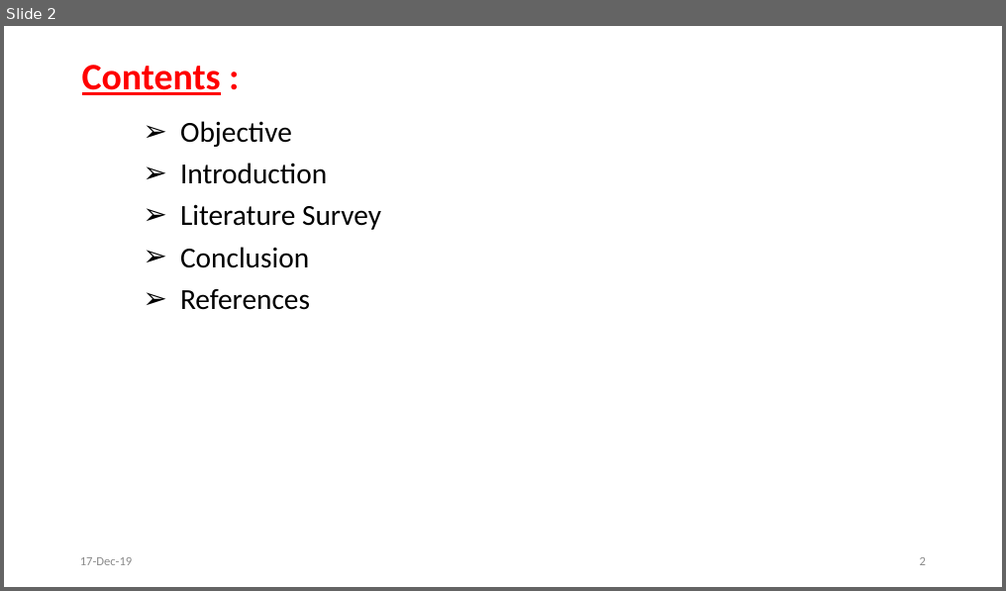
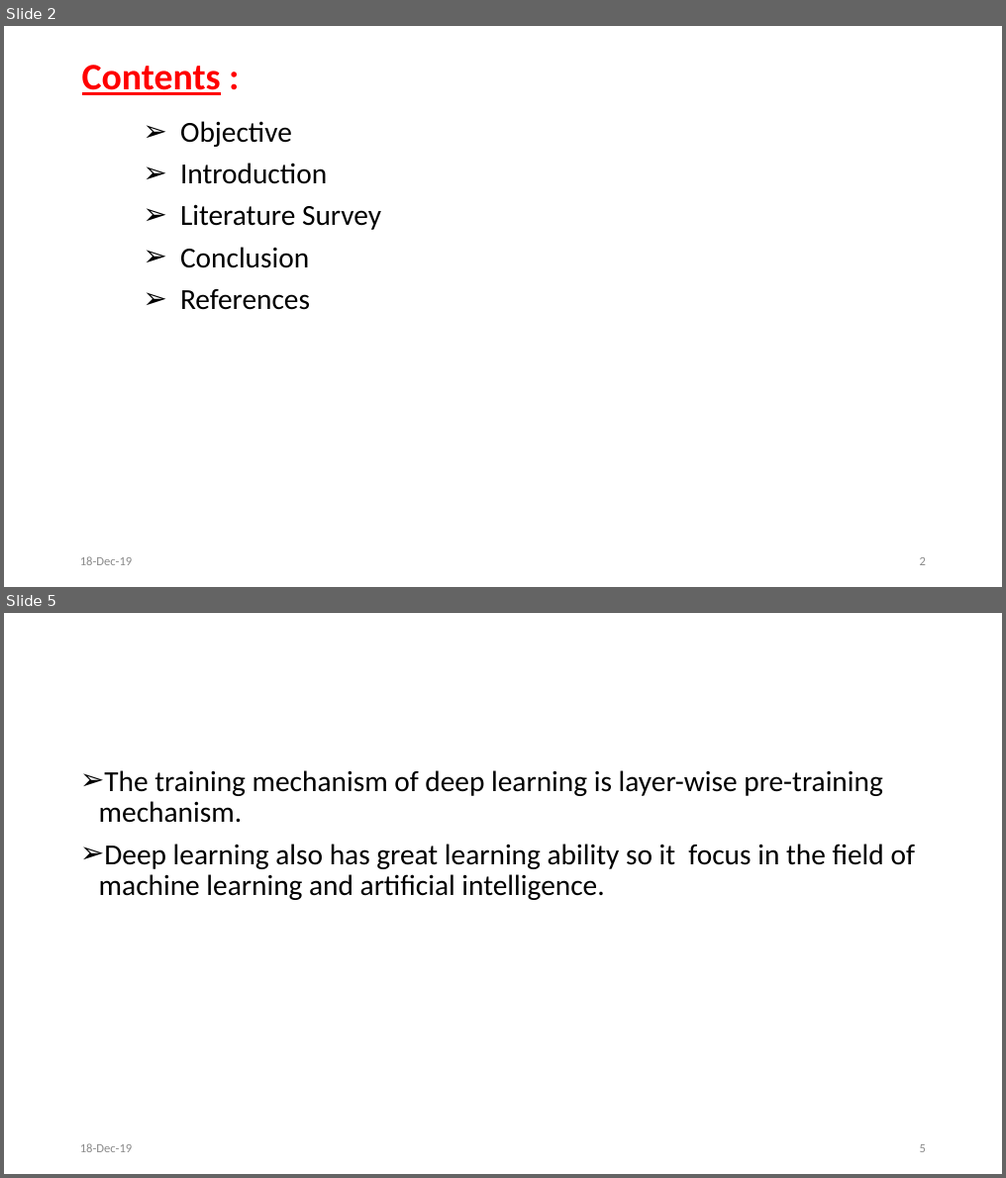
Before and after one commit to svec-final-year-project-eee/Project, a slide deck: First Review/First Oral Presentation.pptx. Shown one above the other, each under a label of ours: slide 2 before the commit, slides 2 and 5 after it; the slides between them are not shown. The pictures are 1006x591 and 1006x1178 pixels, drawn with LibreOffice and Linux fonts; fonts in the diff are those of the drawing. Boxes give left, top, right and bottom in pixels: in the first picture for what was removed or moved away, otherwise in the second. Text is boxed around its words. In the diff, an @@ line names an element or a change of style, - is before the commit and + after.

```diff
--- a/First Review/First Oral Presentation.pptx
+++ b/First Review/First Oral Presentation.pptx
@@ slide 5 added at bbox=[4, 613, 1002, 1174], background #FFFFFF @@
@@ text added at bbox=[99, 770, 915, 900], 28 pt, text #000000 @@
+➢ The training mechanism of deep learning is layer-wise pre-training mechanism.
+➢ Deep learning also has great learning ability so it focus in the field of machine learning and artificial intelligence.
@@ text added at bbox=[80, 1144, 133, 1153], 12 pt, text #8C8C8C @@
+18-Dec-19
@@ page number added at bbox=[920, 1145, 926, 1153], 12 pt, text #8C8C8C @@
+5
@@ slide 2 changed as well @@
@@ text at bbox=[80, 557, 133, 566]: text changed @@
-17-Dec-19
+18-Dec-19
```
Also in this commit, not shown: 4 other slides changed, 4 other slides added, 24 slides removed.
